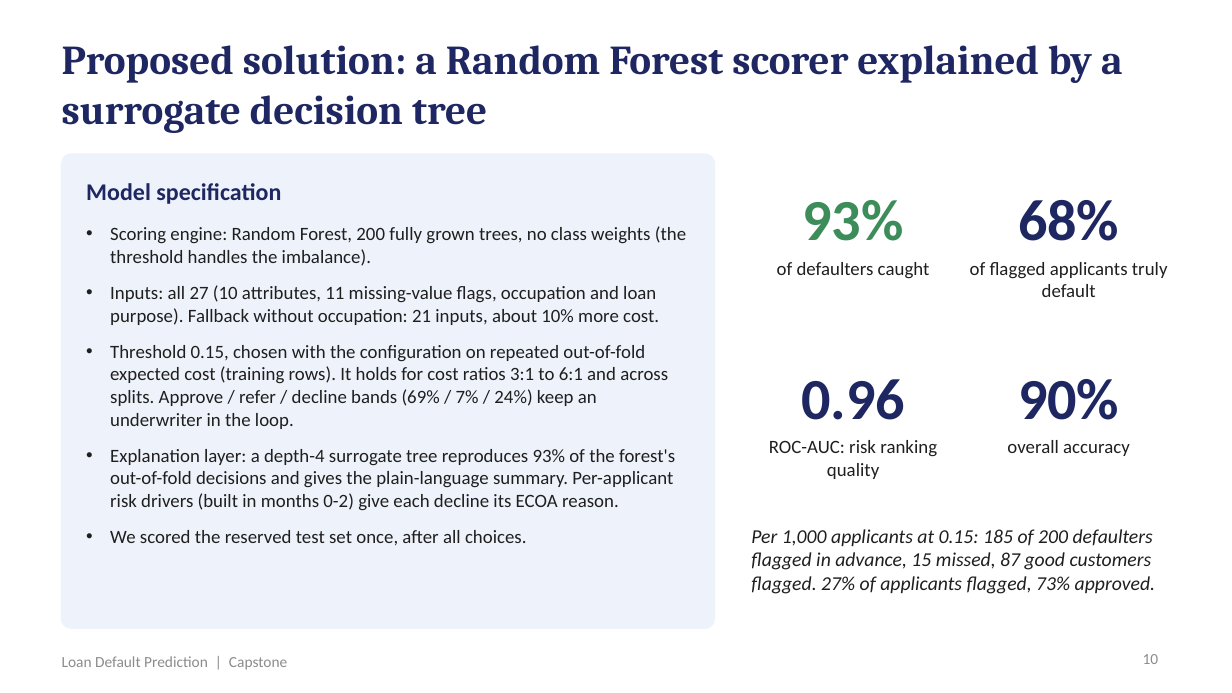
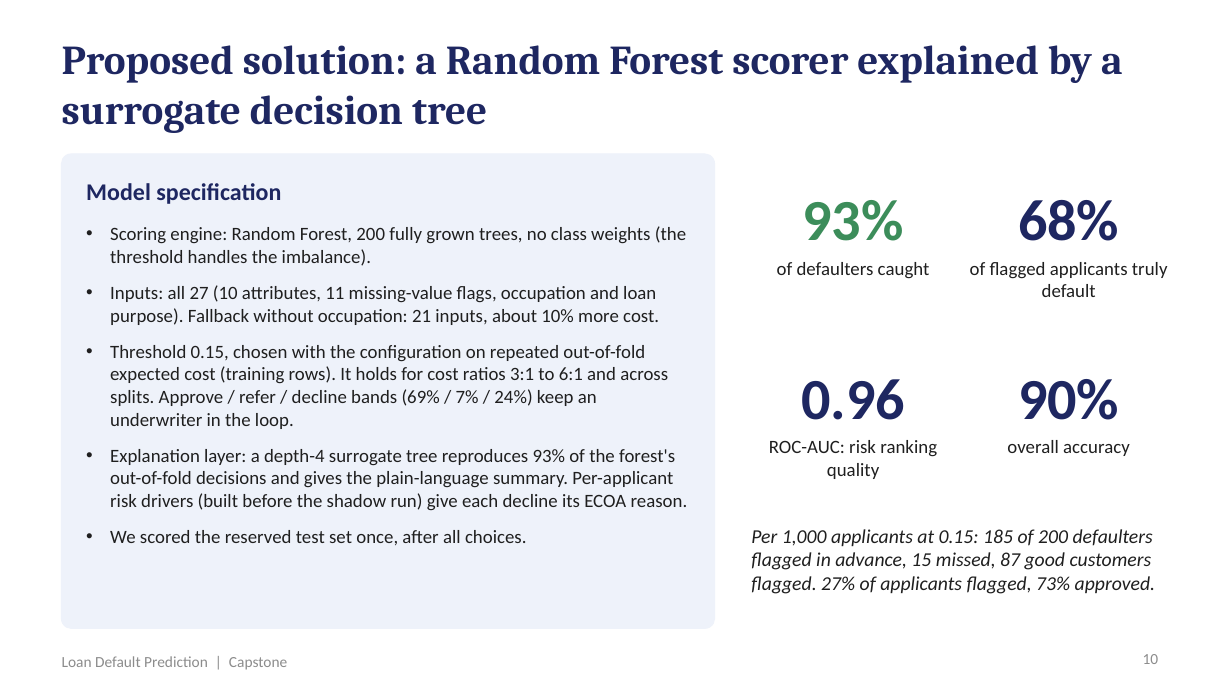
Before and after one commit to shubham1891/Personal-code, a slide deck: slide 10 of presentation/Loan_Default_Prediction_Presentation.pptx. Drawn at 1232x693 pixels with LibreOffice and Linux fonts; fonts in the diff are those of the drawing. Boxes give left, top, right and bottom in pixels: in the first picture for what was removed or moved away, otherwise in the second. Text is boxed around its words. In the diff, an @@ line names an element or a change of style, - is before the commit and + after.

```diff
--- a/presentation/Loan_Default_Prediction_Presentation.pptx
+++ b/presentation/Loan_Default_Prediction_Presentation.pptx
@@ text at (x1=110, y1=449, x2=688, y2=510): text changed @@
-• Explanation layer: a depth-4 surrogate tree reproduces 93% of the forest's out-of-fold decisions and gives the plain-language summary. Per-applicant risk drivers (built in months 0-2) give each decline its ECOA reason.
+• Explanation layer: a depth-4 surrogate tree reproduces 93% of the forest's out-of-fold decisions and gives the plain-language summary. Per-applicant risk drivers (built before the shadow run) give each decline its ECOA reason.
```
Also in this commit, not shown: 2 other slides changed, 15 other files.
